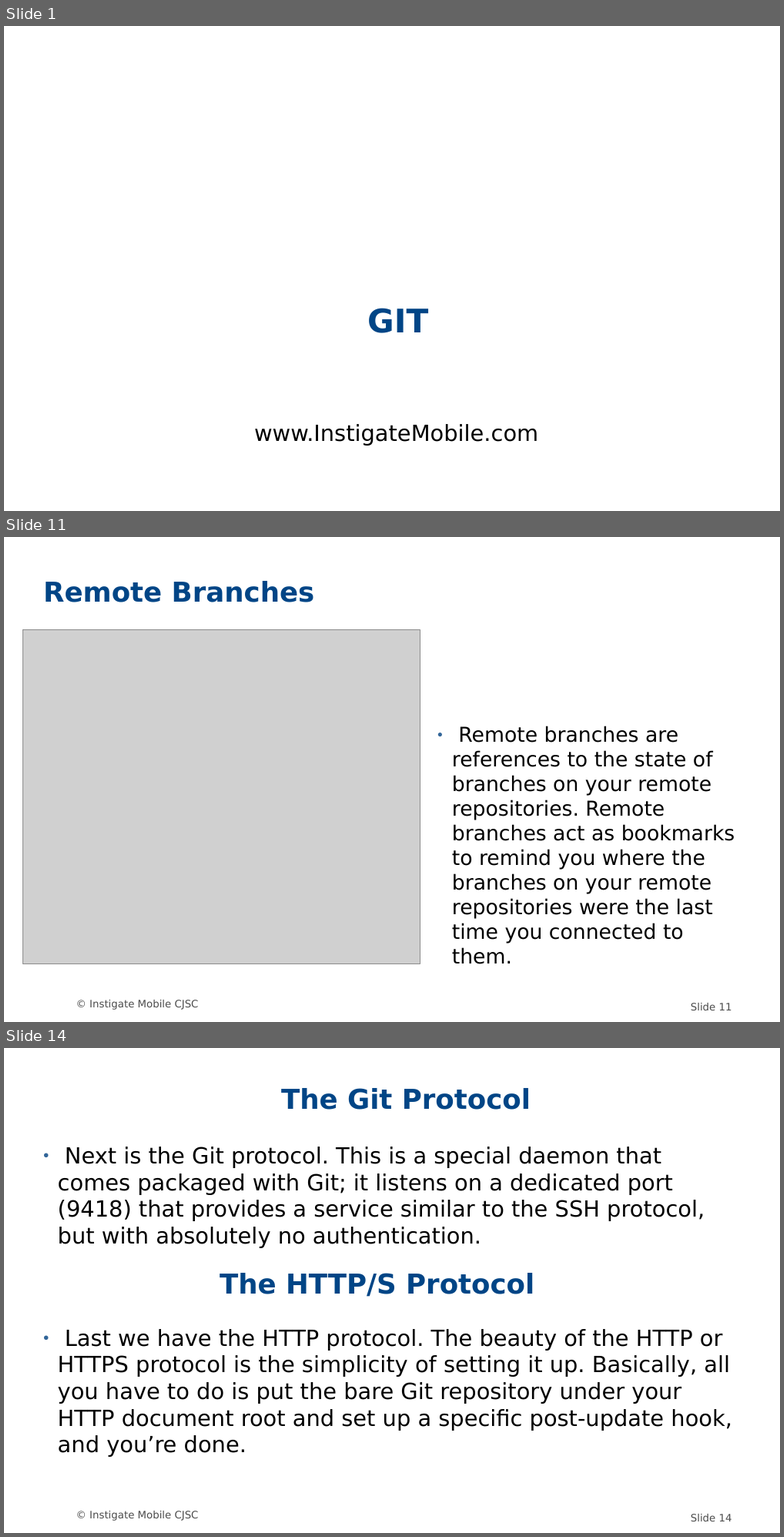
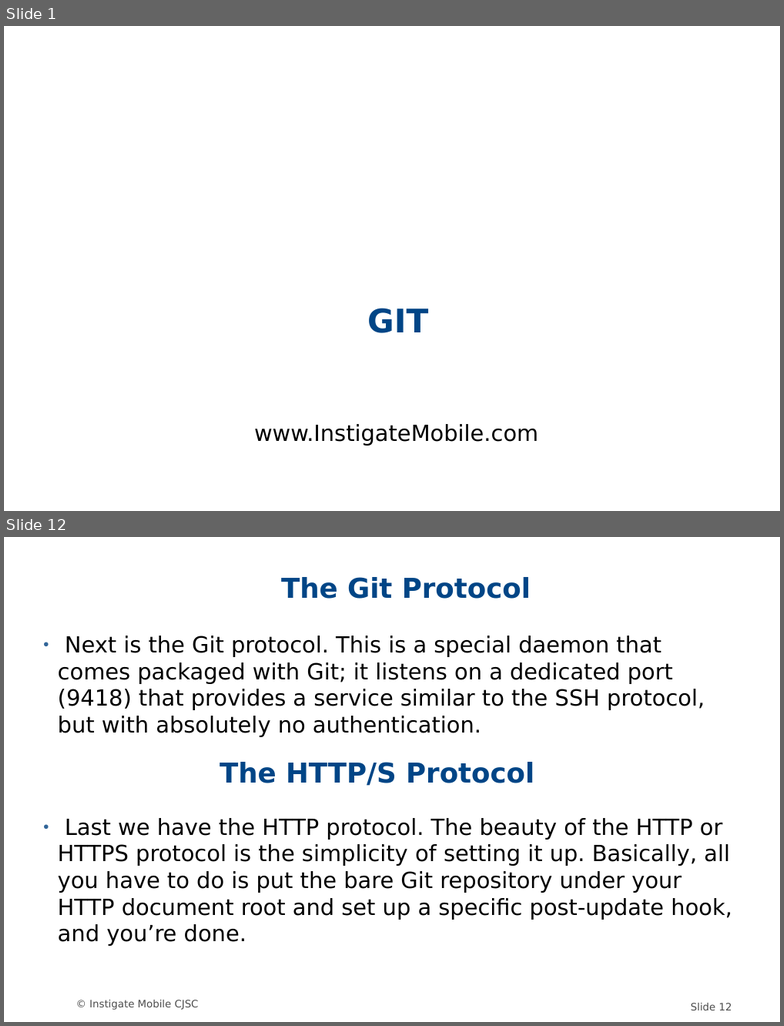
Before and after one commit to MariamP/myRepo, a slide deck: GIT.odp. Shown one above the other, each under a label of ours: slides 1, 11 and 14 before the commit, slides 1 and 12 after it; the slides between them are not shown. The pictures are 784x1537 and 784x1026 pixels, drawn with LibreOffice and Linux fonts; fonts in the diff are those of the drawing; grey boxes stand for pictures; background and template pictures are left out. Boxes give left, top, right and bottom in pixels: in the first picture for what was removed or moved away, otherwise in the second. Text is boxed around its words. In the diff, an @@ line names an element or a change of style, - is before the commit and + after.

```diff
--- a/GIT.odp
+++ b/GIT.odp
@@ slide 11 removed at box(4, 537, 780, 1022), background #FFFFFF; not listed: 2 template elements that a slide beside it also shows @@
@@ title removed at box(43, 581, 315, 602) @@
-Remote Branches
@@ picture removed at box(22, 629, 420, 964) @@
@@ subtitle removed at box(452, 726, 736, 964) @@
-● Remote branches are references to the state of branches on your remote repositories. Remote branches act as bookmarks to remind you where the branches on your remote repositories were the last time you connected to them.
@@ what was slide 14 is now slide 12 @@
@@ page number at box(691, 1003, 732, 1011): text changed @@
-Slide 14
+Slide 12
```
Also in this commit, not shown: 11 slides changed, 2 slides added, 3 other slides removed.
